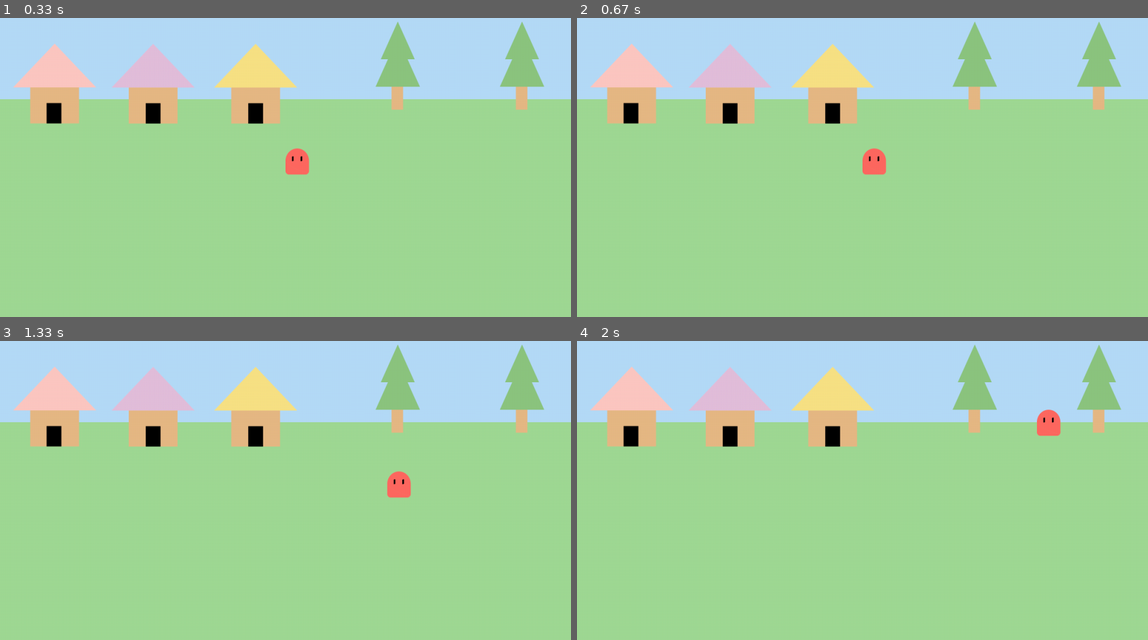
Above: before the commit, frames 1-4 (two rows, left to right).
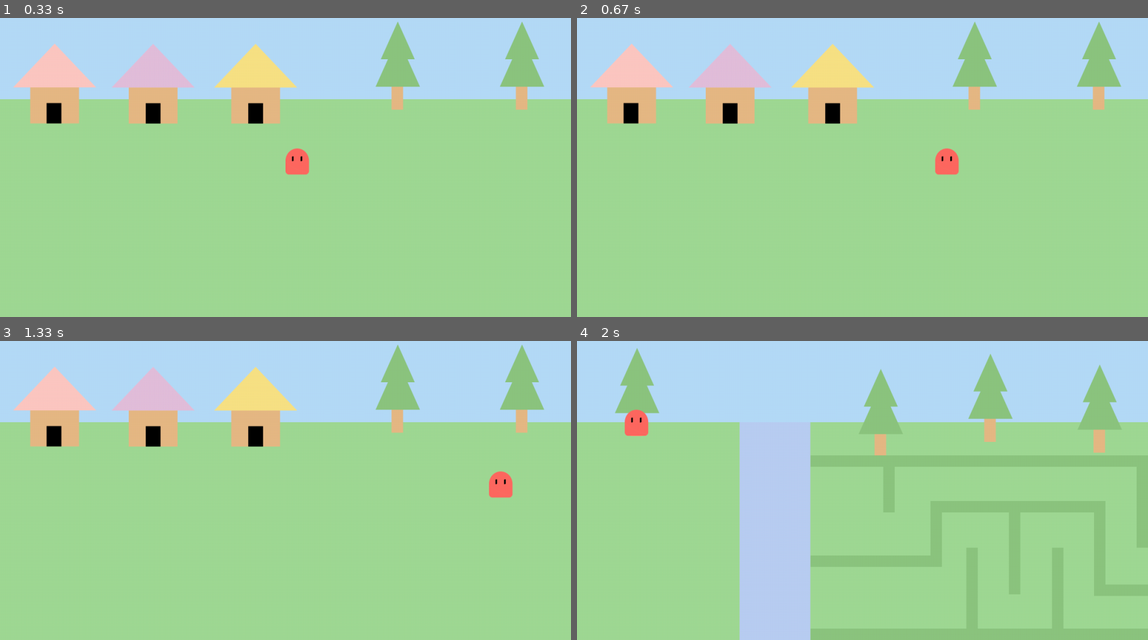
Above: after the commit, the same moments.

Repository: Kodow1/GameDevPyGameTask
Game: pygame game, started from main.py
Same seed, same stepped clock (60 frames per second), same inputs: the game is played once before the commit and once after it.
Inputs:
- Up to frame 1 (0.33 s): no input
- Up to frame 2 (0.67 s): hold A from 0.33 s (still down); hold Right from 0.33 s (still down)
- Up to frame 3 (1.33 s): release A at 0.8 s; release Right at 0.8 s; hold Right 0.83-1.3 s
- Up to frame 4 (2 s): hold Up 1.33-1.63 s; hold Right from 1.67 s (still down)

Frame 1 is identical in both runs. In frame 2, 0.7% of the frame differs, in the area x 50-67%, y 43-53%; in frame 3, 0.7%; in frame 4, 19%, in the area x 2-96%, y 1-100%.

Commit message:
added walls to create maze in 3 rooms, added collisions with walls, created one random wall
I added walls to rooms 2a,2b, and 3 using the Walls class. Move function in Player has been changed to collide with walls.
The random wall spawns 1 of 2 walls to block one of the 2 exits in the maze randomly.

Diff:
--- a/main.py
+++ b/main.py
@@ -1,4 +1,5 @@
 import pygame
+import random
 
 pygame.init()
 pygame.display.set_caption("BOB the Blob")
@@ -28,7 +29,7 @@
         self.name = name
         self.rect = pygame.Rect(x,y,self.width,self.height)
 
-class Wall(pygame.sprite.Sprite):
+class Walls(pygame.sprite.Sprite):
     def __init__(self,x,y,width,height,colour):
         super().__init__()
         self.x = x
@@ -44,16 +45,36 @@
         self.width,self.height = self.image.get_rect().size
         self.rect = pygame.Rect(x,y,self.width,self.height)
         self.velocity = 7
+        self.change_x = 0
+        self.change_y = 0
+        self.rect_vel = pygame.Rect(x-self.velocity,y-self.velocity,self.width+(self.velocity*2),self.height+(self.velocity*2))
 
     def move(self,keys_pressed,room):
         if keys_pressed[pygame.K_a] and self.rect.x - self.velocity > room.left or keys_pressed[pygame.K_LEFT] and self.rect.x - self.velocity > room.left:  # LEFT
-            self.rect.x -= self.velocity
+            self.change_x = (-1*self.velocity)
         if keys_pressed[pygame.K_d] and self.rect.x + self.velocity + self.width < room.right or keys_pressed[pygame.K_RIGHT] and self.rect.x + self.velocity + self.width < room.right:  # RIGHT
-            self.rect.x += self.velocity
+            self.change_x = self.velocity
+        self.rect.x += self.change_x
+        block_hit_list = pygame.sprite.spritecollide(self, room.wall_list, False)
+        for block in block_hit_list:
+            if self.change_x > 0:
+                self.rect.right = block.rect.left
+            else:
+                self.rect.left = block.rect.right
+
         if keys_pressed[pygame.K_w] and self.rect.y - self.velocity > room.top or keys_pressed[pygame.K_UP] and self.rect.y - self.velocity > room.top:  # UP
-            self.rect.y -= self.velocity
+            self.change_y = (-1*self.velocity)
         if keys_pressed[pygame.K_s] and self.rect.y + self.velocity + self.height < room.bottom or  keys_pressed[pygame.K_DOWN] and self.rect.y + self.velocity + self.height < room.bottom:  # DOWN
-            self.rect.y += self.velocity
+            self.change_y = self.velocity
+        self.rect.y += self.change_y
+        block_hit_list = pygame.sprite.spritecollide(self, room.wall_list, False)
+        for block in block_hit_list:
+            if self.change_y > 0:
+                self.rect.bottom = block.rect.top
+            else:
+                self.rect.top = block.rect.bottom
+        self.change_x = 0
+        self.change_y = 0
 
 class Room():
     def __init__(self,name,image,doors,walls):
@@ -62,13 +83,18 @@
         self.image = pygame.image.load(image)
         self.top = 200
         self.bottom = HEIGHT-10
-        self.left = 13
-        self.right = WIDTH - 13
+        self.left = 5
+        self.right = WIDTH - 5
         self.door_list = pygame.sprite.Group()
-
+        self.wall_list = pygame.sprite.Group()
+        self.walls = walls
         for item in doors:
             door = Doors(item[0], item[1], item[2], item[3], item[4])
             self.door_list.add(door)
+        if walls != []:
+            for item in walls:
+                wall = Walls(item[0], item[1], item[2], item[3], item[4])
+                self.wall_list.add(wall)
 
 def room_change(player,room):
     """if player is colliding with door, move to the next room based on the .name of the door."""
@@ -115,16 +141,28 @@
     SCREEN.blit(player.image, (player.rect.x, player.rect.y))
     # for door in room.door_list: # un-code-comment to show doors
     #     pygame.draw.rect(SCREEN,(255,255,255),door.rect)
+    if room.walls != []:
+        for wall in room.wall_list:
+            pygame.draw.rect(SCREEN,wall.colour,wall.rect)
     pygame.display.update()
+#walls (roomname_ws) ws = walls
 
+if random.randint(1,2) == 1:
+    stopper_wall = [248,435,22,127,LEAVES]
+else:
+    stopper_wall = [248,540,22,127,LEAVES]
+
+room2a_ws = [[450,294,650,22,LEAVES],[590,294,22,110,LEAVES],[1078,294,22,178,LEAVES],[681,382,336,22,LEAVES],[681,382,22,126,LEAVES],[450,487,253,22,LEAVES],[450,628,650,22,LEAVES],[750,472,22,178,LEAVES],[915,472,22,178,LEAVES],[832,382,22,180,LEAVES],[996,382,22,180,LEAVES],[996,543,104,22,LEAVES]]
+room2b_ws = [[0,294,22,180,LEAVES],[0,294,291,22,LEAVES],[0,540,112,22,LEAVES],[0,628,1100,22,LEAVES],[90,382,22,180,LEAVES],[90,382,818,22,LEAVES],[270,228,830,22,LEAVES],[270,228,22,88,LEAVES],[179,460,296,22,LEAVES],[355,323,22,81,LEAVES],[441,305,553,22,LEAVES],[541,382,22,190,LEAVES],[270,460,22,103,LEAVES],[179,540,112,22,LEAVES],[179,540,22,100,LEAVES],[366,549,22,100,LEAVES],[453,549,22,109,LEAVES],[542,382,22,190,LEAVES],[542,552,102,22,LEAVES],[636,475,103,22,LEAVES],[717,382,22,268,LEAVES],[886,382,22,92,LEAVES],[808,464,22,98,LEAVES],[808,541,292,22,LEAVES],[972,305,22,257,LEAVES],[1078,229,22,230,LEAVES]]
+room3_ws = [[0,229,22,228,LEAVES],[0,435,270,22,LEAVES],[0,540,270,22,LEAVES],[0,630,270,22,LEAVES],stopper_wall]
 #rooms
-room1 = Room("room1","backgrounds/BG-1.png",[[59,210,94,67,"1a"],[248,210,94,67,"1b"],[445,210,94,67,"1c"],[1060,0,40,650,"2a"]],[])
-room1a = Room("room1a","backgrounds/BG-1-A.png",[[500,635,100,40,"1"]],[])
-room1b = Room("room1b","backgrounds/BG-1-B.png",[[500,635,100,40,"1"]],[])
-room1c = Room("room1c","backgrounds/BG-1-C.png",[[500,635,100,40,"1"]],[])
-room2a = Room("room2a","backgrounds/BG-2-A.png",[[0,0,40,650,"1"],[1060,0,40,650,"2b"]],[])
-room2b = Room("room2b","backgrounds/BG-2-B.png",[[0,0,40,650,"2a"],[1060,0,40,650,"3"]],[])
-room3  = Room("room3","backgrounds/BG-3.png",[[0,0,40,650,"2b"]],[])
+room1 = Room("room1","backgrounds/BG-1.png",[[59,210,94,67,"1a"],[248,210,94,67,"1b"],[445,210,94,67,"1c"],[1085,0,15,650,"2a"]],[])
+room1a = Room("room1a","backgrounds/BG-1-A.png",[[500,635,100,15,"1"]],[])
+room1b = Room("room1b","backgrounds/BG-1-B.png",[[500,635,100,15,"1"]],[])
+room1c = Room("room1c","backgrounds/BG-1-C.png",[[500,635,100,15,"1"]],[])
+room2a = Room("room2a","backgrounds/BG-2-A.png",[[0,0,15,650,"1"],[1085,0,15,650,"2b"]],room2a_ws)
+room2b = Room("room2b","backgrounds/BG-2-B.png",[[0,0,15,650,"2a"],[1085,0,15,650,"3"]],room2b_ws)
+room3  = Room("room3","backgrounds/BG-3.png",[[0,0,15,650,"2b"]],room3_ws)
 
 spawn_x_left = 50
 spawn_x_right = WIDTH - (100)
Not shown, changed: ASSESTS/Bob the blob.ai
